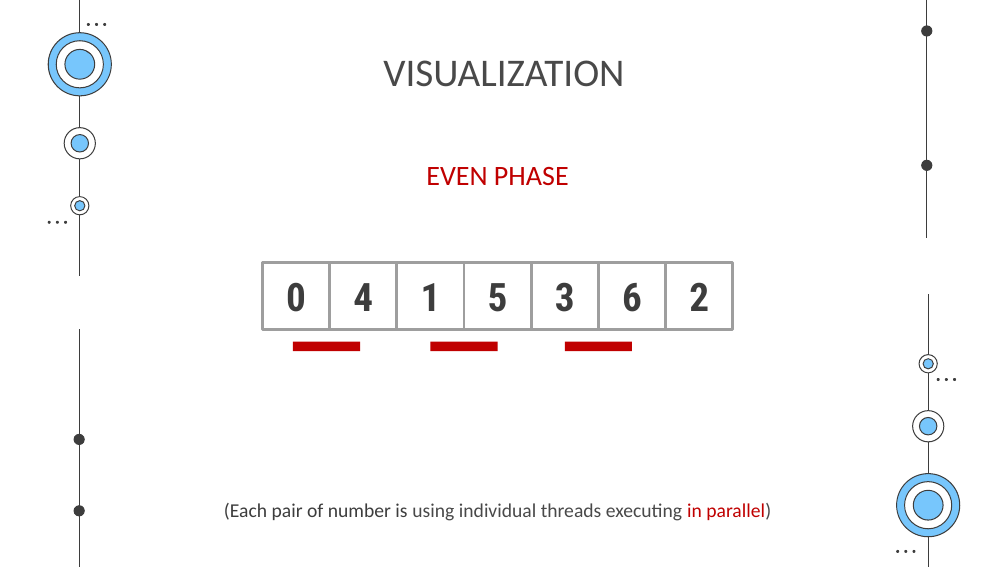
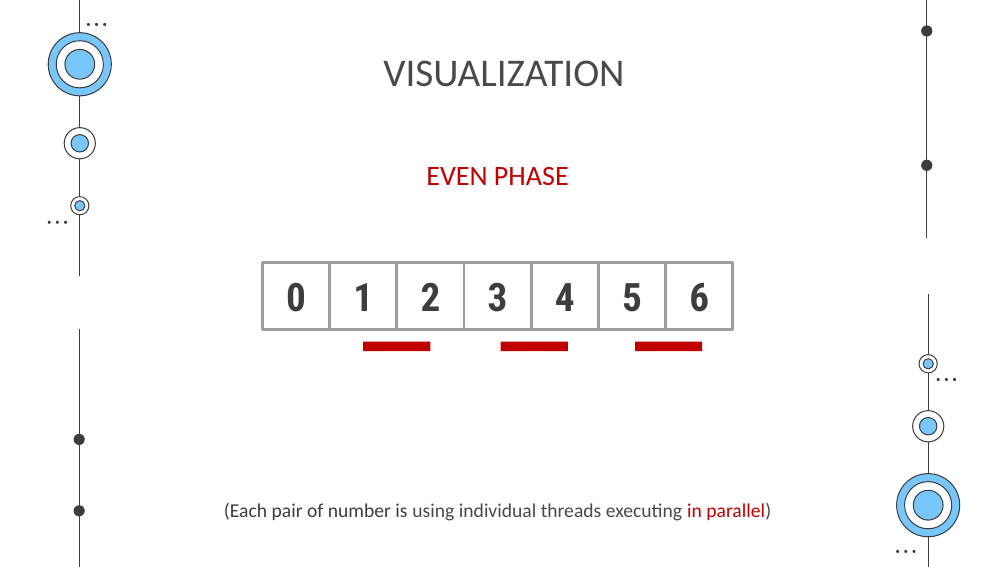
Before and after one commit to pnmq1103/cs163-seminar, a slide deck: slide 110 of presentation.pptx (slide 106 before the commit). Drawn at 1008x567 pixels with LibreOffice and Linux fonts; fonts in the diff are those of the drawing. Boxes give left, top, right and bottom in pixels: in the first picture for what was removed or moved away, otherwise in the second. Text is boxed around its words. In the diff, an @@ line names an element or a change of style, - is before the commit and + after.

```diff
--- a/presentation.pptx
+++ b/presentation.pptx
@@ rectangle "1": place and size @@
-rectangle "1" at [397,263,465,331]
+rectangle "1" at [330,263,397,331]
@@ rectangle "2": place and size @@
-rectangle "2" at [665,263,733,331]
+rectangle "2" at [397,263,465,331]
@@ rectangle "3": place and size @@
-rectangle "3" at [531,263,599,331]
+rectangle "3" at [464,263,531,331]
@@ rectangle "4": place and size @@
-rectangle "4" at [330,263,397,331]
+rectangle "4" at [531,263,599,331]
@@ rectangle "5": place and size @@
-rectangle "5" at [464,263,531,331]
+rectangle "5" at [599,263,666,331]
@@ rectangle "6": place and size @@
-rectangle "6" at [599,263,666,331]
+rectangle "6" at [665,263,733,331]
@@ 3 rectangles: place and size @@
-3 rectangles at [293,342,632,351]
+3 rectangles at [363,342,703,351]
```
Also in this commit, not shown: 28 other slides changed, 5 slides removed.
